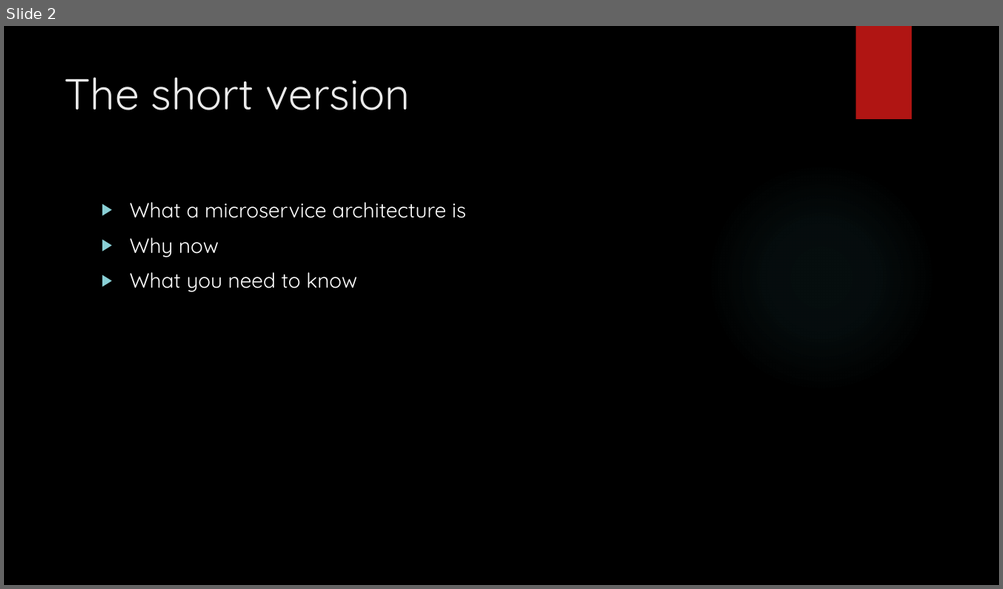
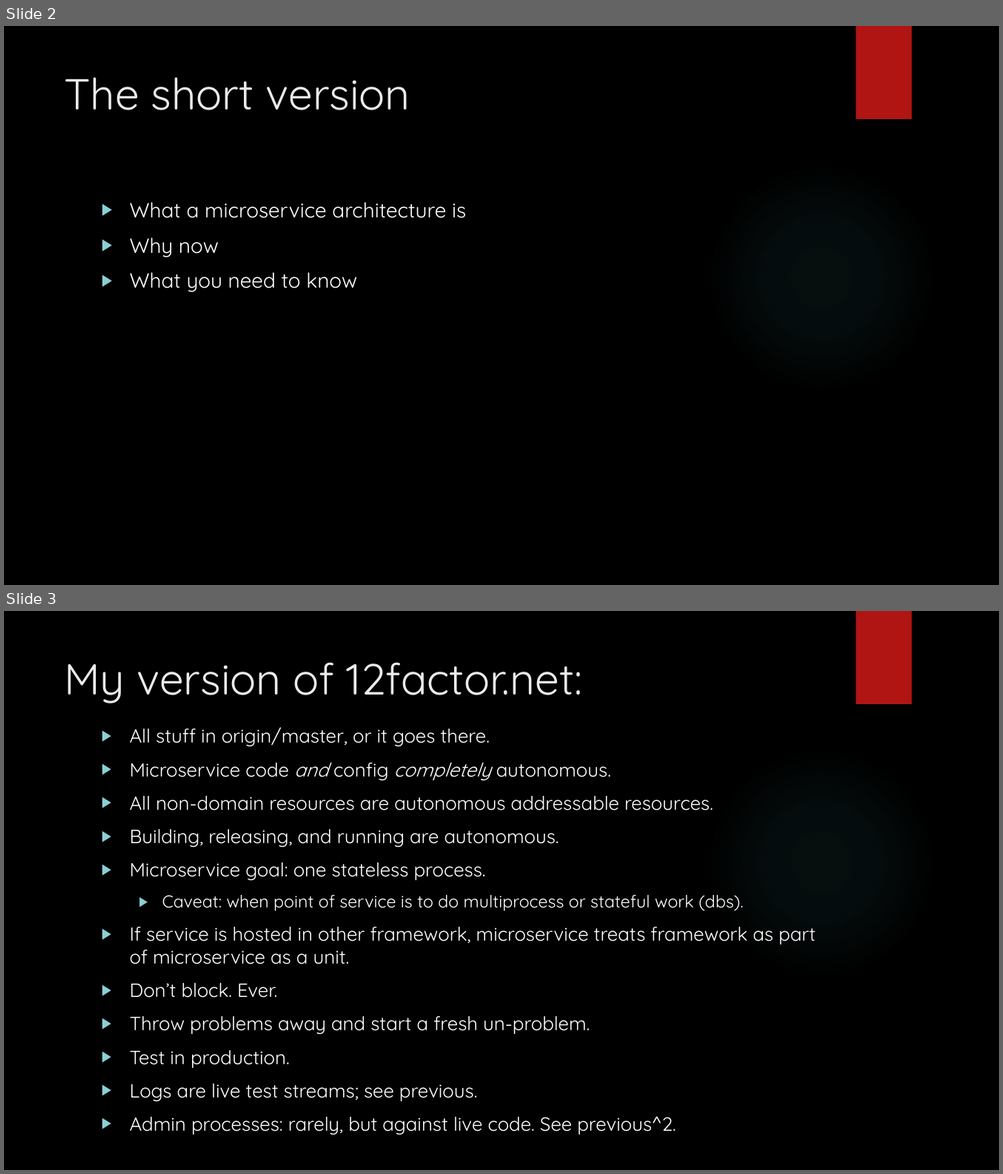
Before and after one commit to arif-aigonix/leap2015, a slide deck: Microservices Overview.pptx. Shown one above the other, each under a label of ours: slide 2 before the commit, slides 2 and 3 after it. The pictures are 1003x589 and 1003x1174 pixels, drawn with LibreOffice and Linux fonts; fonts in the diff are those of the drawing; background and template pictures are left out. Boxes give left, top, right and bottom in pixels: in the first picture for what was removed or moved away, otherwise in the second. Text is boxed around its words. In the diff, an @@ line names an element or a change of style, - is before the commit and + after.

Commit message:
inserting domains and real world impacts

```diff
--- a/Microservices Overview.pptx
+++ b/Microservices Overview.pptx
@@ slide 3 added at (4,611,999,1170), background picture (left out); not listed: 2 template elements that a slide beside it also shows @@
@@ title added at (64,662,583,703), 42 pt, text #EBEBEB @@
+My version of 12factor.net:
@@ text added at (130,727,815,1132), 18.5 pt, text #FFFFFF @@
+▶ All stuff in origin/master, or it goes there.
+▶ Microservice code and config completely autonomous.
+▶ All non-domain resources are autonomous addressable resources.
+▶ Building, releasing, and running are autonomous.
+▶ Microservice goal: one stateless process.
+  ▶ Caveat: when point of service is to do multiprocess or stateful work (dbs).
+▶ If service is hosted in other framework, microservice treats framework as part of microservice as a unit.
+▶ Don’t block. Ever.
+▶ Throw problems away and start a fresh un-problem.
+▶ Test in production.
+▶ Logs are live test streams; see previous.
+▶ Admin processes: rarely, but against live code. See previous^2.
```
Also in this commit, not shown: 1 slide changed, 16 other slides added.
